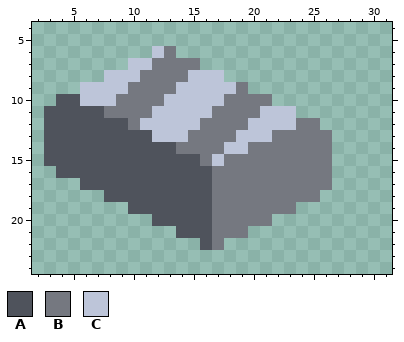
Edited in one commit: pixel-art sprite (sprites/items/steel.png). That is the earlier state.
The file is 32x32 pixels. Shown: x 2..31, y 4..24.
Palette (. is transparent): A #4f535c  B #757880  C #bdc5d9
Pixels before, first column x 3:
 6 .........CB.............
 7 .......CCBBBB...........
 8 .....CCCBBBBCCC.........
 9 ...CCCCBBBBCCCCCB.......
10 .AACCCBBBBCCCCCBBBB.....
11 AAAAABBBBCCCCCBBBBCCC...
12 AAAAAAABCCCCCBBBBCCCCBB.
13 AAAAAAAAACCCBBBBCCCBBBBB
14 AAAAAAAAAAABBBBCCBBBBBBB
15 AAAAAAAAAAAAABCBBBBBBBBB
16 .AAAAAAAAAAAAABBBBBBBBBB
17 ...AAAAAAAAAAABBBBBBBBBB
18 .....AAAAAAAAABBBBBBBBB.
19 .......AAAAAAABBBBBBB...
20 .........AAAAABBBBB.....
21 ...........AAABBB.......
22 .............AB.........
New version:
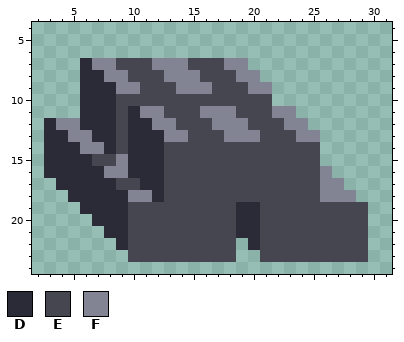
Colours new in this view: D #2a2b36  E #45464f  F #828494
Change:
Changed rows in their new state; - is an unchanged pixel.
first column x 3:
 6 ---------..----------------
 7 ---DFFEEEFFFEEEFF----------
 8 ---DDFFEEEFFFEEEFF---------
 9 ---DDDFFEEEFFFEEEFF--------
10 -..DDDEEEEEEEEEEEEE--------
11 ...DDDEDFFEEEFFFEEEFF------
12 DFFDDDEDDFFEEEFFFEEEFF.----
13 DDFFDDEDDDFFEEEFFFEEEFF.---
14 DDDFFDEDDDEEEEEEEEEEEEE.---
15 DDDDEEFDDDEEEEEEEEEEEEE.---
16 DDDDDFFDDDEEEEEEEEEEEEEF---
17 -DDDDDEEDDEEEEEEEEEEEEEFF--
18 --DDDDDFFDEEEEEEEEEEEEEFFF-
19 ---DDDDEEEEEEEEEDDEEEEEEEEE
20 ----DDDEEEEEEEEEDDEEEEEEEEE
21 -----DDEEEEEEEEEDDEEEEEEEEE
22 ------DEEEEEEEEE-DEEEEEEEEE
23 -------EEEEEEEEE--EEEEEEEEE
Boxes around the changes in both pictures, in picture pixels (x1, y1, x2, y2):
changed: (44, 46, 368, 262)
